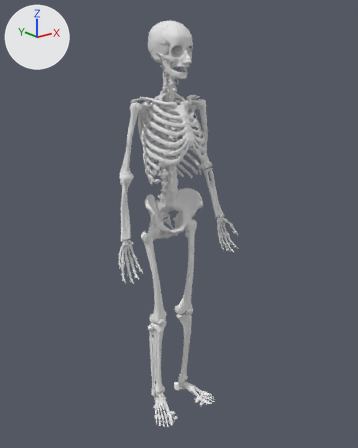
A saved change to the glTF model site/body/data/male/skeleton.glb.
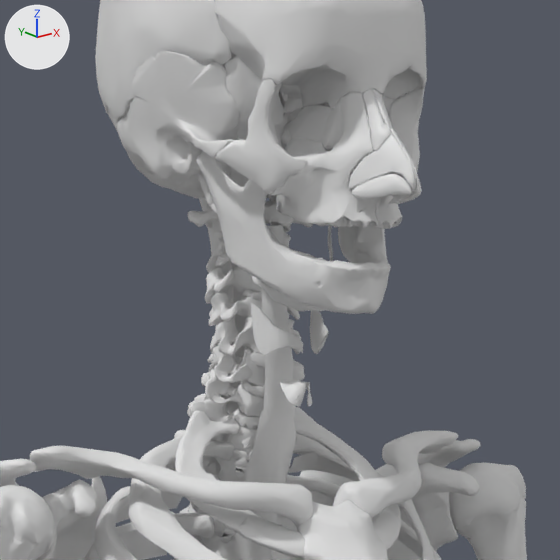
Old and new are each drawn whole from a 50 mm camera at (-125.8, -163.7, 153.8) aimed at (2.0, -4.0, 89.9) and again close up on the part from 38% to 59% of the width and 8% to 25% of the height. The axes (+X, +Y, +Z) are drawn at upper left. The lights are the same throughout. The older version's two pictures come first. Where no turn or scale is listed for an object, it has been applied to the vertices. Vertices at exactly the same position are counted once.

In view in the first close-up: 'layer'.
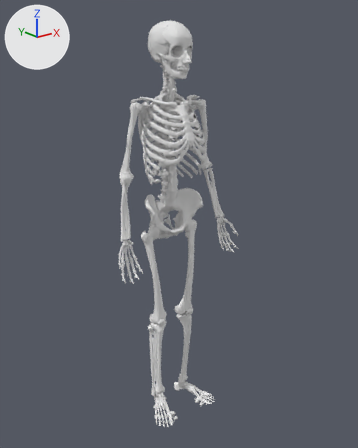
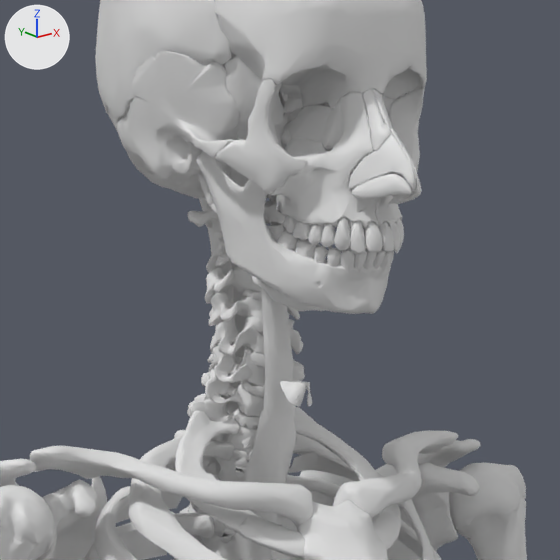
Pixel boxes (x1, y1, x2, y2) of what changed, in the close-ups (560 x 560 px):
part 1 of me_layer, deleted
    before: (310, 310, 329, 354)
part 2 of me_layer, deleted
    before: (251, 303, 303, 355)
part 3 of me_layer, built on
    before: (266, 175, 402, 310)
    after: (266, 171, 404, 310)

Patch to the scene script:
```diff
--- a/site/body/data/male/skeleton.glb.py
+++ b/site/body/data/male/skeleton.glb.py
@@ me_layer @@
 # used by ob_layer; location = (0.0, -3.9, 86.07)
-me_layer.from_pydata(...)  # 100140 vertices, 197966 faces; spans x -32.0..32.0, y -13.0..13.0, z -85.0..85.0
+me_layer.from_pydata(...)  # 102692 vertices, 202960 faces; spans x -32.0..32.0, y -13.0..13.0, z -85.0..85.0
+# me_layer part 1: the loose piece of 91 vertices spanning x 0.0..2.0, y -2.0..1.0, z 62.0..64.0 is deleted
+# me_layer part 2: the loose piece of 91 vertices spanning x -2.0..-1.0, y -2.0..1.0, z 62.0..64.0 is deleted
+# me_layer part 3: 533 vertices moved within x -3.0..3.0, y -7.0..-2.0, z 65.0..70.0; 2734 vertices added at x -3.0..3.0, y -7.0..-2.0, z 64.0..70.0
```
